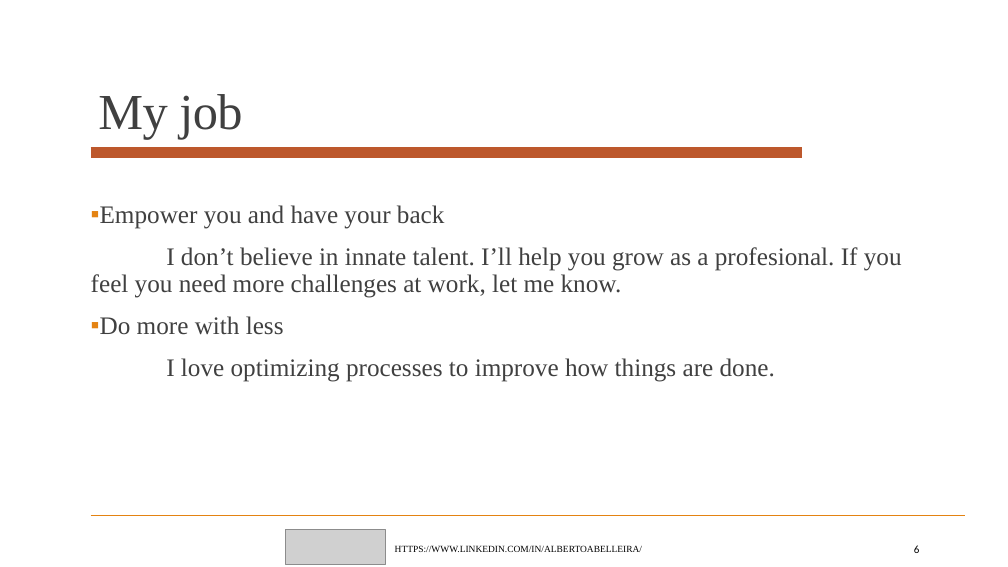
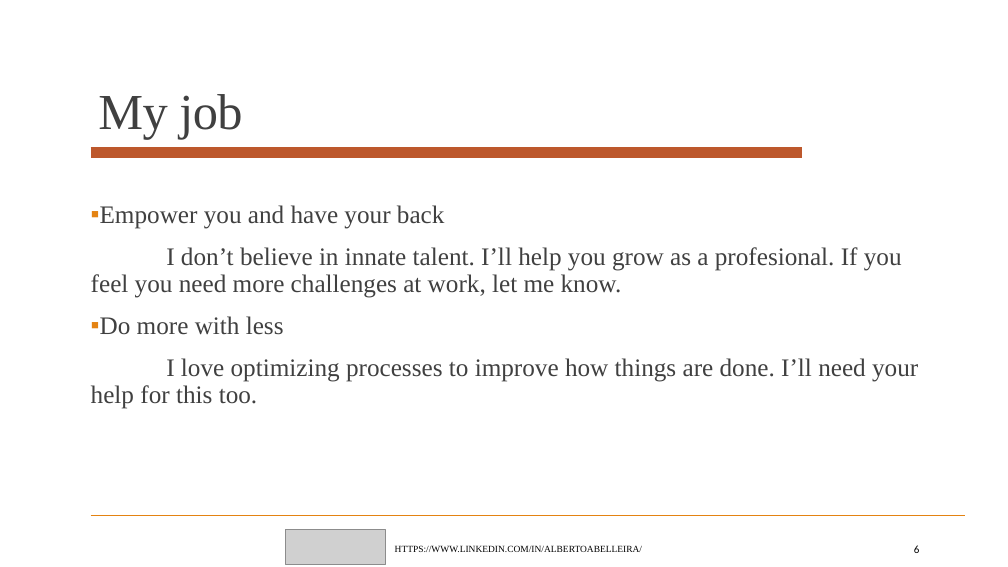
Before and after one commit to albertoabelleira/management, a slide deck: slide 6 of My_readme_as_a_manager.pptx. Drawn at 1008x567 pixels with LibreOffice and Linux fonts; fonts in the diff are those of the drawing; grey boxes stand for pictures. Boxes give left, top, right and bottom in pixels: in the first picture for what was removed or moved away, otherwise in the second. Text is boxed around its words. In the diff, an @@ line names an element or a change of style, - is before the commit and + after.

```diff
--- a/My_readme_as_a_manager.pptx
+++ b/My_readme_as_a_manager.pptx
@@ text at [91,358,918,409]: text changed @@
-I love optimizing processes to improve how things are done.
+I love optimizing processes to improve how things are done. I’ll need your help for this too.
```
Also in this commit, not shown: 4 other slides changed, 1 slide added.
